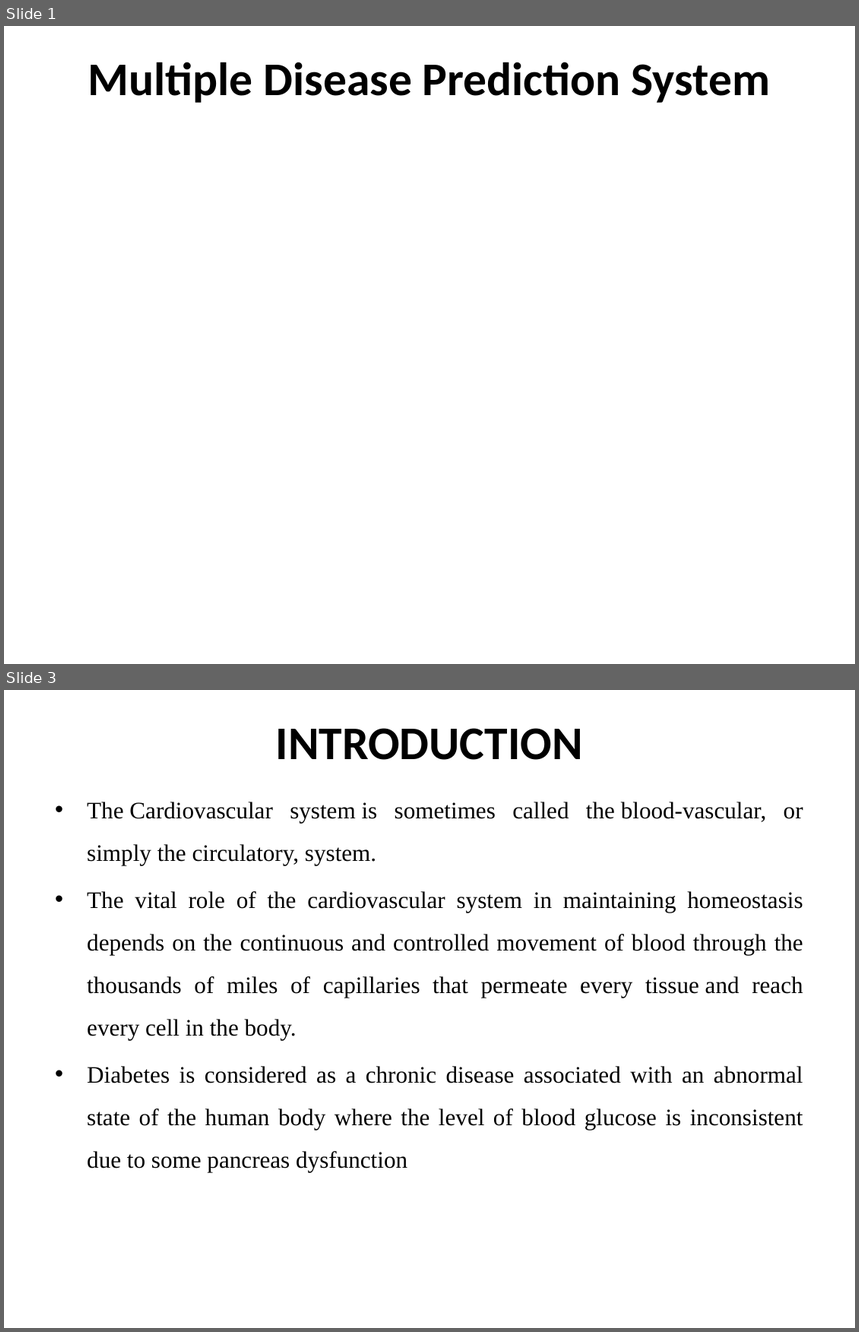
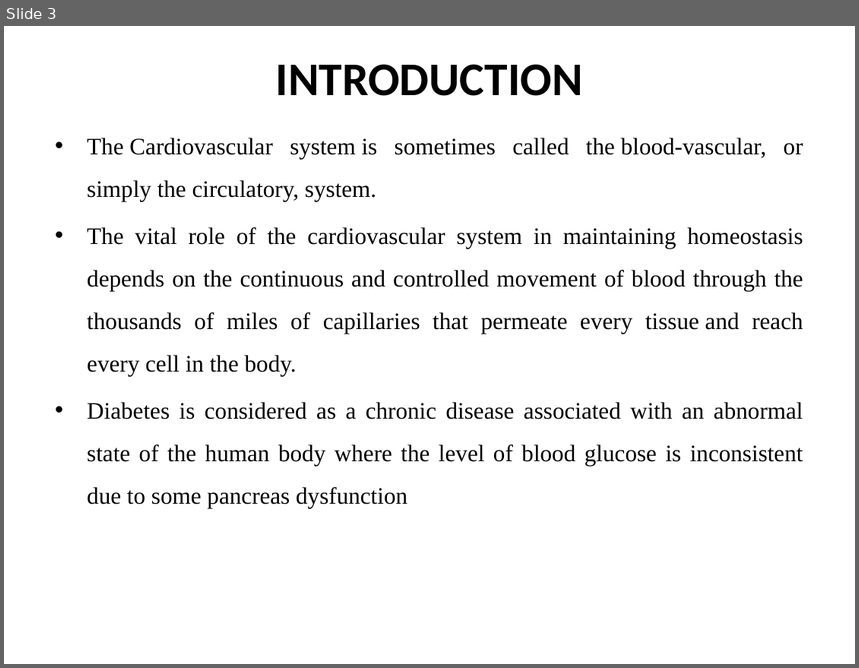
Before and after one commit to VarunKrishnanV/multi-disease-prediciton, a slide deck: others/ppt/finalPPT.pptx. Shown one above the other, each under a label of ours: slides 1 and 3 before the commit, slide 3 after it; the slides between them are not shown. The pictures are 859x1332 and 859x668 pixels, drawn with LibreOffice and Linux fonts; fonts in the diff are those of the drawing. Boxes give left, top, right and bottom in pixels: in the first picture for what was removed or moved away, otherwise in the second. Text is boxed around its words. In the diff, an @@ line names an element or a change of style, - is before the commit and + after.

```diff
--- a/others/ppt/finalPPT.pptx
+++ b/others/ppt/finalPPT.pptx
@@ slide 1 removed at [4,26,855,664], background #FFFFFF @@
@@ title removed at [88,62,771,103] @@
-Multiple Disease Prediction System
```
Also in this commit, not shown: 5 slides changed, 3 slides added, 4 other slides removed, 14 other files.
